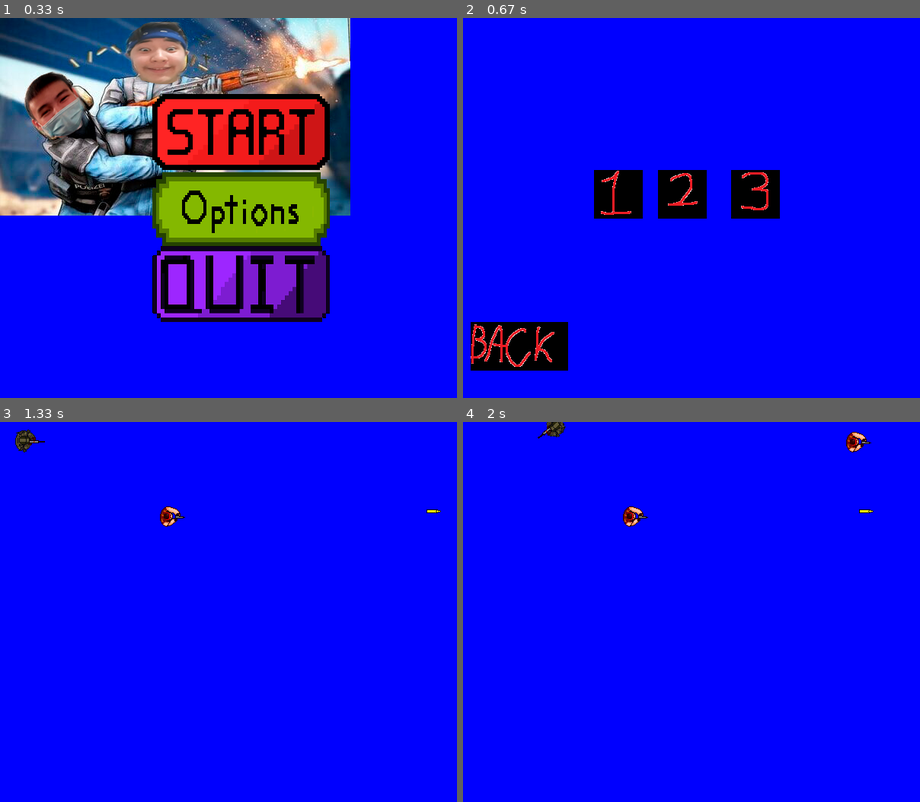
Above: before the commit, frames 1-4 (two rows, left to right).
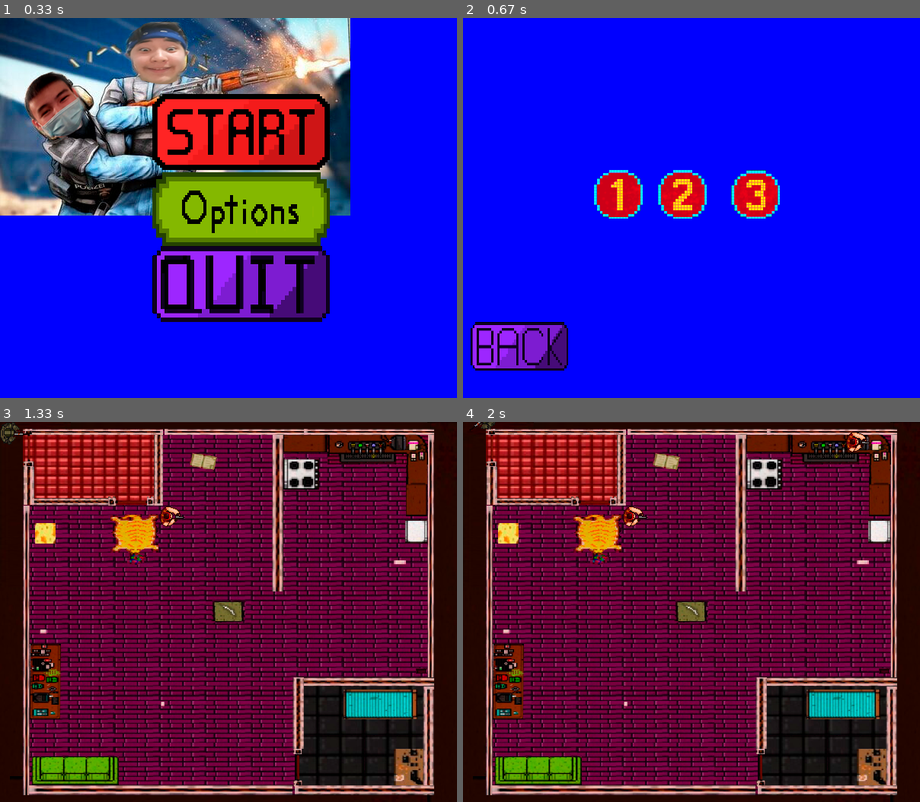
Above: after the commit, the same moments.

Repository: hecker0makhambet/PyGame_Project
Game: pygame game, started from main.py
Two runs of this game, one before a commit and one after it. Both use one fixed random seed, a clock stepped at 60 frames per second and the inputs below.
Inputs (mouse positions are in pixels of both pictures, inside the frame that each line leads up to):
- Up to frame 1 (0.33 s): no input
- Up to frame 2 (0.67 s): click (705, 132) at 0.38 s
- Up to frame 3 (1.33 s): click (155, 596) at 0.72 s; tap D at 1 s
- Up to frame 4 (2 s): hold Right 1.33-1.8 s; hold D 1.33-1.8 s; tap C at 1.48 s; hold Up from 1.83 s (still down); hold W from 1.83 s (still down)

Frame 1 is identical in both runs. In frame 2, 6.6% of the frame differs, in the area x 1-70%, y 40-93%; in frame 3, 100%, in the area x 0-100%, y 0-100%; in frame 4, 100%.

Commit message:
Добавил уровни Добавил препятствия Осталось сделать ботов

Diff:
--- /dev/null
+++ b/data/level1.txt
@@ -0,0 +1,2 @@
+42 10 529 8|204 16 9 93|359 16 10 207|33 60 10 50|47 103 96 5|32 112 5 379|40 482 531 6|388 340 7 91|401 339 167 8|561 351 4 146|563 20 5 329
+0 0
--- /dev/null
+++ b/data/level2.txt
@@ -0,0 +1,2 @@
+20 35 559 11|569 48 10 415|30 457 539 5|22 39 6 370|28 197 300 6|320 205 5 82|27 374 399 7|421 117 5 263|417 199 98 6
+0 420
--- /dev/null
+++ b/data/level3.txt
@@ -0,0 +1,2 @@
+35 37 543 5|571 42 6 420|25 456 546 8|25 93 8 372|143 44 6 265|268 195 5 268|381 45 6 261|384 161 111 5
+0 44
--- a/main.py
+++ b/main.py
@@ -29,10 +29,32 @@
 player_bullet_sprites = pygame.sprite.Group()
 enemy_bullet_sprites = pygame.sprite.Group()
 player_sprites = pygame.sprite.Group()
+wall_sprites = pygame.sprite.Group()
 
 
 def load_level(level):
-    game()
+    clear_sprites()
+    if level == 1:
+        name = 'map-1.png'
+        lev = open('data\\level1.txt', encoding='utf-8')
+    elif level == 2:
+        name = 'map-2.png'
+        lev = open('data\\level2.txt', encoding='utf-8')
+    else:
+        name = 'map-3.png'
+        lev = open('data\\level3.txt', encoding='utf-8')
+    lev_info = lev.read().split('\n')
+    walls = [[int(j) for j in i.split()] for i in lev_info[0].split('|')]
+    player_pos = [int(i) for i in lev_info[1].split()]
+    for i in walls:
+        Walls(i, wall_sprites, all_sprites)
+    image = pygame.transform.scale(load_image(name), (WIDTH, HEIGHT))
+    generate_level(image, player_pos)
+
+
+def generate_level(image, pos):
+    screen.blit(image, (0, 0))
+    game(image, pos)
 
 
 def levels():
@@ -70,21 +92,21 @@
 
 
 def clear_sprites():
-    global all_sprites, enemy_sprites, player_bullet_sprites, enemy_bullet_sprites, player_sprites
     all_sprites.empty()
     enemy_sprites.empty()
     player_bullet_sprites.empty()
     enemy_bullet_sprites.empty()
     player_sprites.empty()
-
-
-def game():
-    clear_sprites()
+    wall_sprites.empty()
+
+
+def game(image, pos):
     enemy = Enemy((200, 100), all_sprites, enemy_sprites)
-    player = Player(all_sprites)
+    player = Player(pos, all_sprites)
     game_running = True
     while game_running:
         screen.fill(BLUE)
+        screen.blit(image, (0, 0))
         clock.tick(FPS)
         player.pos[0] += player.frame_changing
         player.pos[0] %= 36
@@ -227,6 +249,14 @@
         Blood(pos, random.choice(range(-5, 6)), random.choice(range(-5, 6)), rect)
 
 
+class Walls(pygame.sprite.Sprite):
+    def __init__(self, rect, *group):
+        super().__init__(*group)
+        self.image = pygame.transform.scale(load_image('blood-1.png', -1), (rect[2], rect[3]))
+        self.rect = self.image.get_rect()
+        self.rect.x, self.rect.y = rect[0], rect[1]
+
+
 class Button(pygame.sprite.Sprite):
     images = {'main_menu_start': [load_image('start-1.png'),
                                   load_image('start-2.png'),
@@ -244,10 +274,11 @@
               'pause_quit': [pygame.transform.scale(load_image('quit-1.png', -1), (233, 100)),
                              pygame.transform.scale(load_image('quit-2.png', -1), (233, 100))],
               'game_over': [load_image('gameover-inscription.png', -1)],
-              'levels_btn1': [load_image('btn-1.png')],
-              'levels_btn2': [load_image('btn-2.png')],
-              'levels_btn3': [load_image('btn-3.png')],
-              'levels_back': [load_image('back-1.png')]
+              'levels_btn1': [pygame.transform.scale(load_image('btn-1.png', -1), (64, 64))],
+              'levels_btn2': [pygame.transform.scale(load_image('btn-2.png', -1), (64, 64))],
+              'levels_btn3': [pygame.transform.scale(load_image('btn-3.png', -1), (64, 64))],
+              'levels_back': [pygame.transform.scale(load_image('back-1.png', -1), (128, 64)),
+                              pygame.transform.scale(load_image('back-2.png', -1), (128, 64))]
               }
 
     def __init__(self, name, group, pos):
@@ -316,6 +347,8 @@
             self.kill_value = True
         if player_bullet_sprites in self.groups() and pygame.sprite.spritecollideany(self, enemy_sprites):
             self.kill_value = True
+        if pygame.sprite.spritecollideany(self, wall_sprites):
+            self.kill()
         if self.rect.x > screen.get_width() or self.rect.y > screen.get_height()\
                 or self.rect.x < 0 or self.rect.y < 0:
             self.kill_value = True
@@ -326,12 +359,11 @@
     die_images = [load_image('player-die-1.png', -1), load_image('player-die-2.png', -1),
                   load_image('player-die-3.png')]
 
-    def __init__(self, *group):
+    def __init__(self, pos, *group):
         super().__init__(*group)
         self.image = Player.images[0]
         self.rect = self.image.get_rect()
-        self.rect.x = 10
-        self.rect.y = 10
+        self.rect.x, self.rect.y = pos
         self.moving_kx, self.moving_ky = 0, 0
         self.pos = [0, 0]
         self.frame_changing = 0
@@ -345,6 +377,8 @@
         else:
             self.image = Player.images[self.pos[0]]
             self.rect = self.rect.move(self.moving_kx * 5, self.moving_ky * 5)
+            if pygame.sprite.spritecollideany(self, wall_sprites):
+                self.rect = self.rect.move(-self.moving_kx * 5, -self.moving_ky * 5)
         self.check_status()
 
     def shoot(self):
Binary file removed: data/images/1.png
Binary file removed: data/images/2.png
Binary file removed: data/images/3.png
Binary file changed: data/images/back-1.png
Binary file added: data/images/back-2.png
Binary file changed: data/images/btn-1.png
Binary file changed: data/images/btn-2.png
Binary file changed: data/images/btn-3.png
Binary file added: data/images/map-1.png
Binary file added: data/images/map-2.png
Binary file added: data/images/map-3.png
Binary file removed: data/images/карта.png
(and 4 more such lines)
